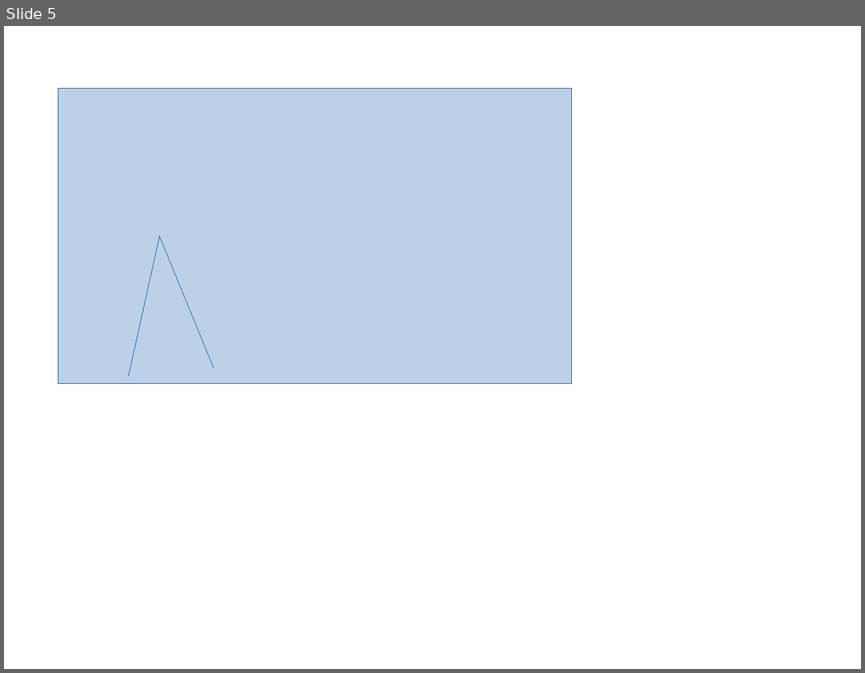
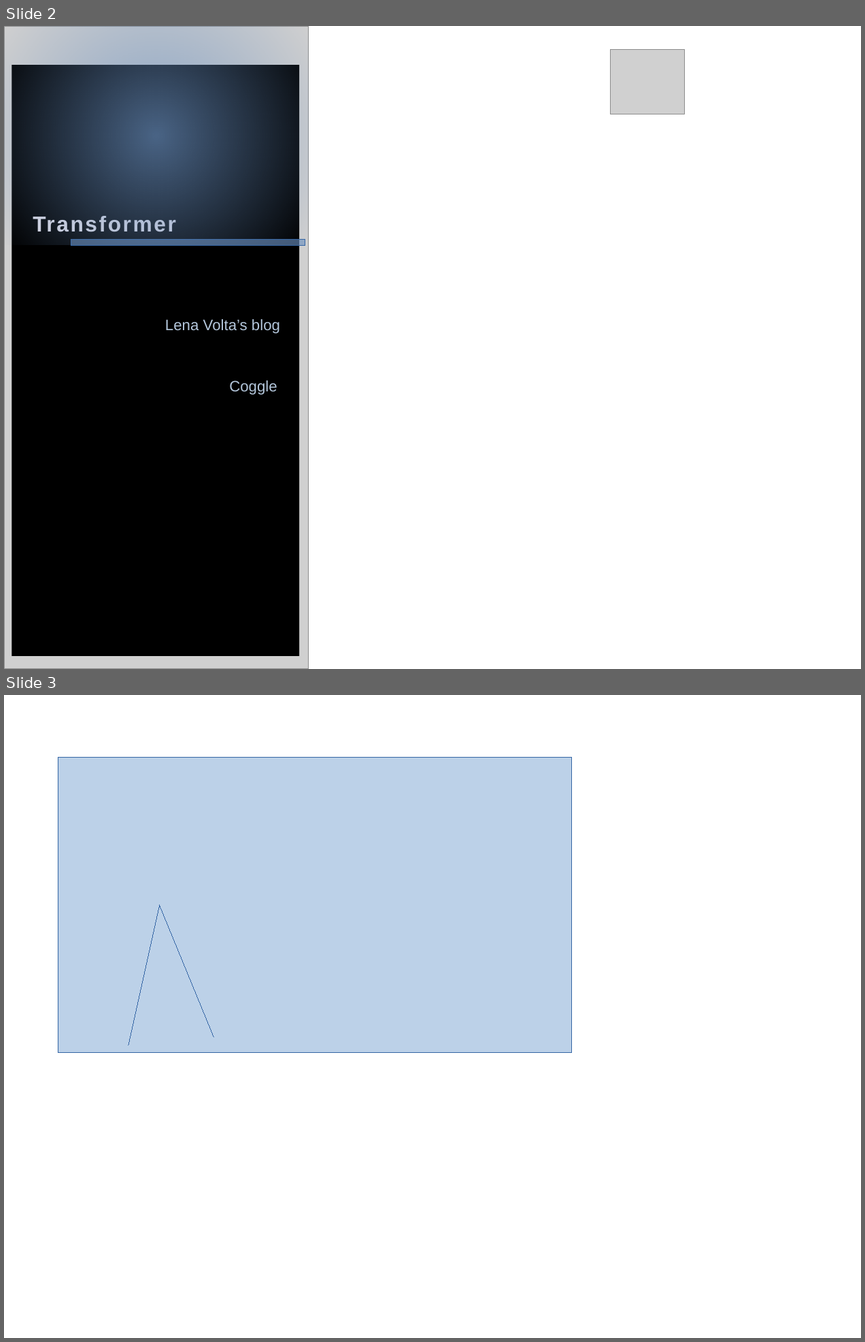
Before and after one commit to roblebob/UltradianX, a slide deck: proposal/ui mocks.odp. Shown one above the other, each under a label of ours: slide 5 before the commit, slides 2 and 3 after it. The pictures are 865x673 and 865x1342 pixels, drawn with LibreOffice and Linux fonts; fonts in the diff are those of the drawing; grey boxes stand for pictures. Boxes give left, top, right and bottom in pixels: in the first picture for what was removed or moved away, otherwise in the second. Text is boxed around its words. In the diff, an @@ line names an element or a change of style, - is before the commit and + after.

```diff
--- a/proposal/ui mocks.odp
+++ b/proposal/ui mocks.odp
@@ slide 2 added at [4,26,861,669], background #FFFFFF @@
@@ picture added at [4,26,309,669] @@
@@ rectangle added at [4,26,309,244], fill gradient #6B91C1 @@
@@ rectangle added at [11,65,299,656], fill #000000 @@
@@ picture added at [611,49,684,114] @@
@@ text added at [33,216,176,235], 20 pt, text #DEDCE6, bold @@
+Transformer
@@ rectangle added at [71,239,306,245], fill #6B91C1 at 62% opacity, outline #3465A4 0 pt @@
@@ text added at [165,319,280,333], 14 pt, text #B4C7DC @@
+Lena Volta’s blog
@@ text added at [229,380,277,395], 14 pt, text #B4C7DC @@
+Coggle
@@ what was slide 5 is now slide 3 @@
```
Also in this commit, not shown: 1 slide changed, 3 slides removed.
